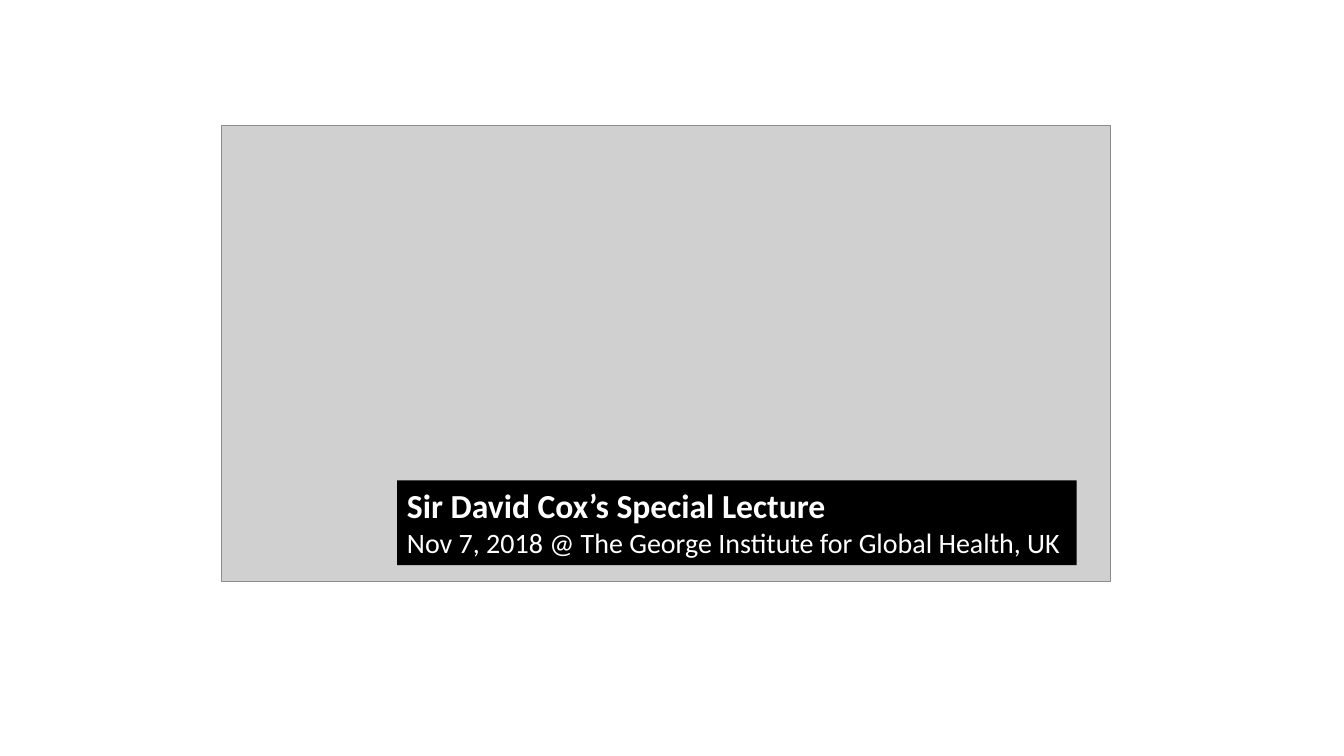
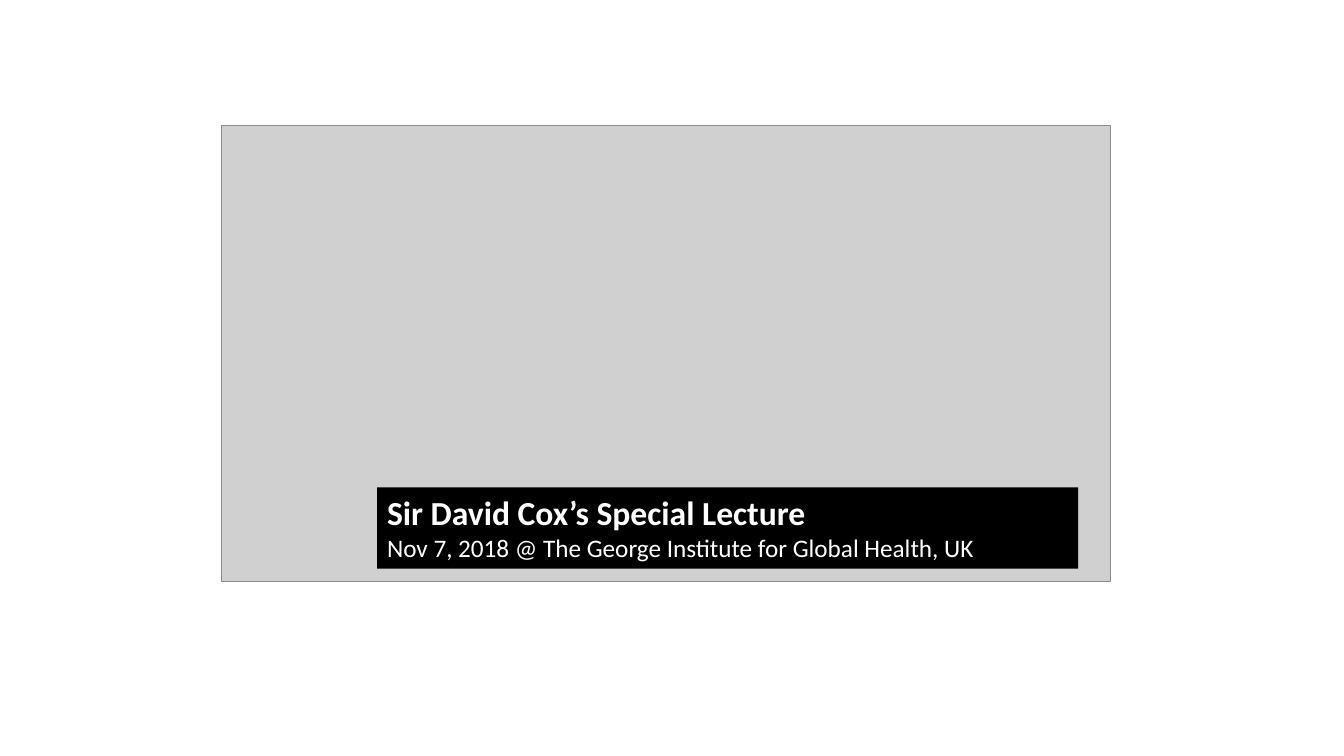
Before and after one commit to urbanbigdata/10-lecture-advanced_modeling, a slide deck: slide 2 of images/lecture_figures.pptx. Drawn at 1344x756 pixels with LibreOffice and Linux fonts; fonts in the diff are those of the drawing; grey boxes stand for pictures. Boxes give left, top, right and bottom in pixels: in the first picture for what was removed or moved away, otherwise in the second. Text is boxed around its words. In the diff, an @@ line names an element or a change of style, - is before the commit and + after.

```diff
--- a/images/lecture_figures.pptx
+++ b/images/lecture_figures.pptx
@@ rectangle "Sir David Cox’s Special Lecture": place and size @@
-rectangle "Sir David Cox’s Special Lecture" at [397, 481, 1077, 566]
+rectangle "Sir David Cox’s Special Lecture" at [377, 488, 1079, 570]
@@ text in rectangle at [387, 539, 973, 562]: size 20 to 18 pt in "Nov 7, 2018 @ The George Institute ..." @@
```
Also in this commit, not shown: 3 other slides changed, 5 other files.
